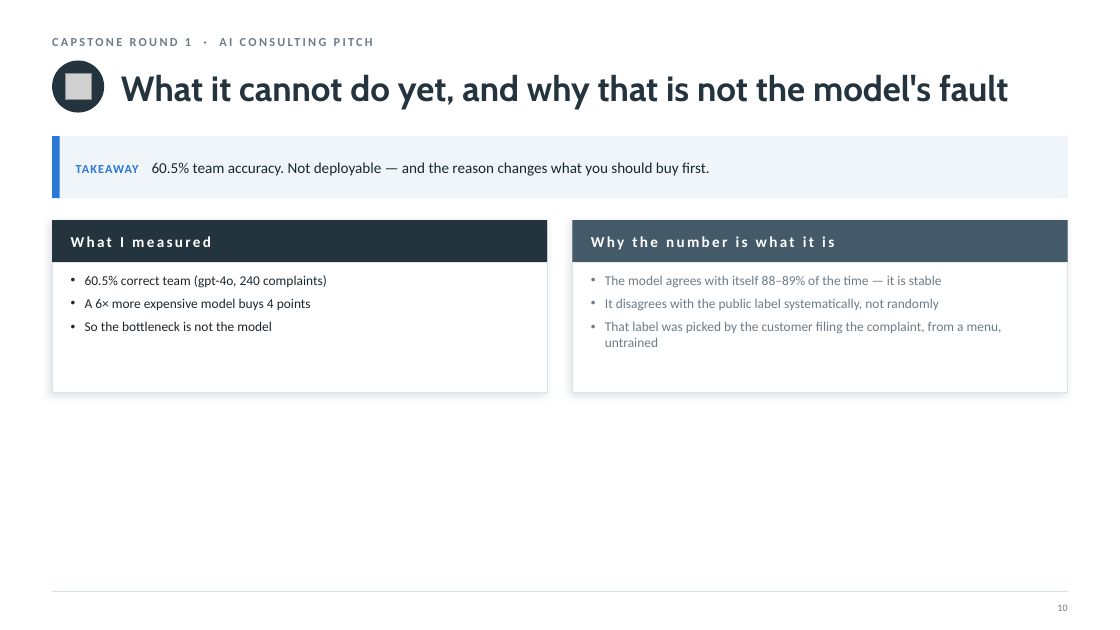
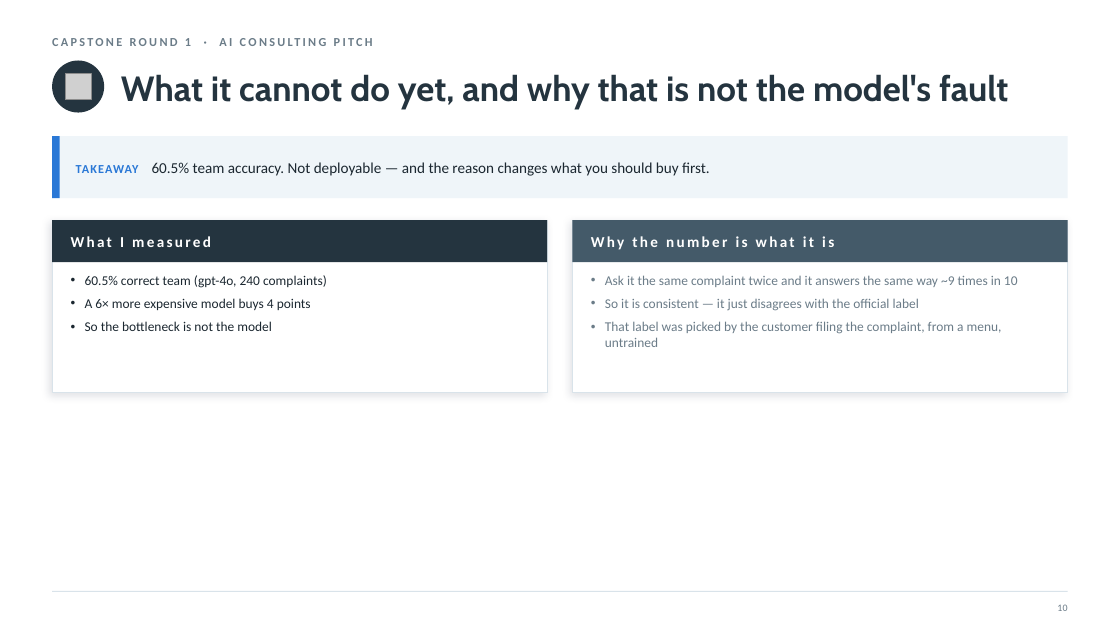
Before and after one commit to nyelugo/PROJECT-Capstone-AI-Consulting, a slide deck: slide 11 of presentation/round1_pitch.pptx. Drawn at 1120x630 pixels with LibreOffice and Linux fonts; fonts in the diff are those of the drawing; grey boxes stand for pictures. Boxes give left, top, right and bottom in pixels: in the first picture for what was removed or moved away, otherwise in the second. Text is boxed around its words. In the diff, an @@ line names an element or a change of style, - is before the commit and + after.

```diff
--- a/presentation/round1_pitch.pptx
+++ b/presentation/round1_pitch.pptx
@@ text at (605, 275, 1018, 311): text changed @@
-• The model agrees with itself 88–89% of the time — it is stable
-• It disagrees with the public label systematically, not randomly
+• Ask it the same complaint twice and it answers the same way ~9 times in 10
+• So it is consistent — it just disagrees with the official label
```
Also in this commit, not shown: 3 other slides changed, 2 other files.
